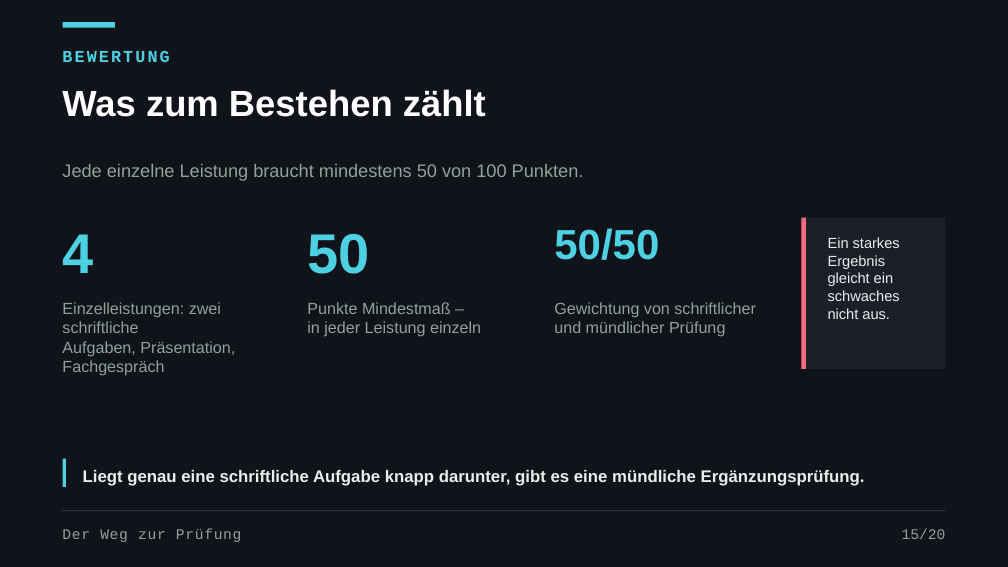
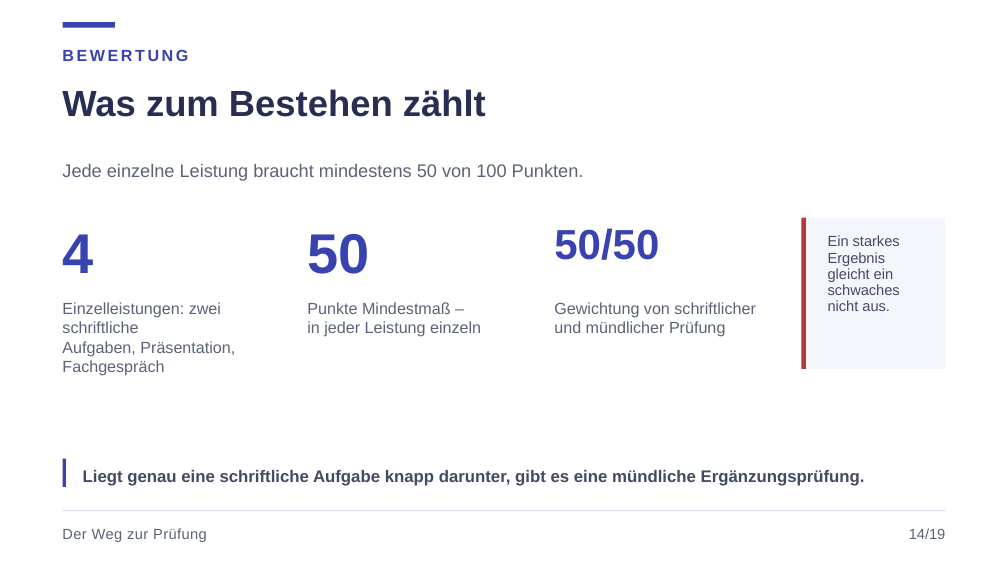
Before and after one commit to JacobMenge/kurs-unterlagen, a slide deck: slide 17 of folien/dist/00-orientierung.pptx (slide 18 before the commit). Drawn at 1008x567 pixels with LibreOffice and Linux fonts; fonts in the diff are those of the drawing. Boxes give left, top, right and bottom in pixels: in the first picture for what was removed or moved away, otherwise in the second. Text is boxed around its words. In the diff, an @@ line names an element or a change of style, - is before the commit and + after.

Commit message:
folien: helles cloudhelden-design, partner-interview statt kennenlernspiel

```diff
--- a/folien/dist/00-orientierung.pptx
+++ b/folien/dist/00-orientierung.pptx
@@ background #10131A to #FFFFFF @@
@@ rectangle at (62, 22, 115, 28): fill #4DD0E1 to #3843AF @@
@@ text "BEWERTUNG" at (62, 49, 188, 61): size 12 to 11.5 pt, font Courier New to Arial, text colour #4DD0E1 to #3843AF, letter spacing 1.5 to 1.8 pt @@
@@ text "Was zum Bestehen zählt" at (62, 89, 486, 117): text colour #FFFFFF to #272E52 @@
@@ text colour #4DD0E1 to #3843AF in 3 elements at (62, 234, 93, 273), (307, 234, 369, 274), (554, 228, 659, 260) @@
@@ rectangle at (801, 218, 946, 369): fill #1A1F29 to #F5F6FC @@
@@ rectangle at (801, 218, 805, 369): fill #FF6B7A to #B33A3A @@
@@ text "Ein starkes Ergebnis gleicht ein ..." at (828, 235, 900, 311): text colour #E6EFE9 to #434A63; line spacing 1 to 0.92 @@
@@ text colour #8FA398 to #5C6377 in 4 elements at (62, 164, 584, 181), (62, 302, 235, 376), (307, 302, 481, 337), (554, 302, 755, 337) @@
@@ rectangle at (62, 459, 67, 487): fill #4DD0E1 to #3843AF @@
@@ text "Liegt genau eine schriftliche Aufgabe ..." at (83, 470, 865, 486): text colour #E6EFE9 to #434A63 @@
@@ text "Der Weg zur Prüfung" at (62, 528, 207, 542): font Courier New to Arial, text colour #8FA398 to #5C6377, letter spacing 0.5 to 0.3 pt @@
@@ line (62, 511) - (946, 511): stroke #2C3442 0.75 pt to #DFE3F0 0.75 pt @@
@@ text at (909, 528, 946, 539): text changed; font Courier New to Arial; text colour #8FA398 to #5C6377 @@
-15/20
+14/19
```
Also in this commit, not shown: 21 other slides changed, 2 slides added, 3 slides removed, 4 other files.
